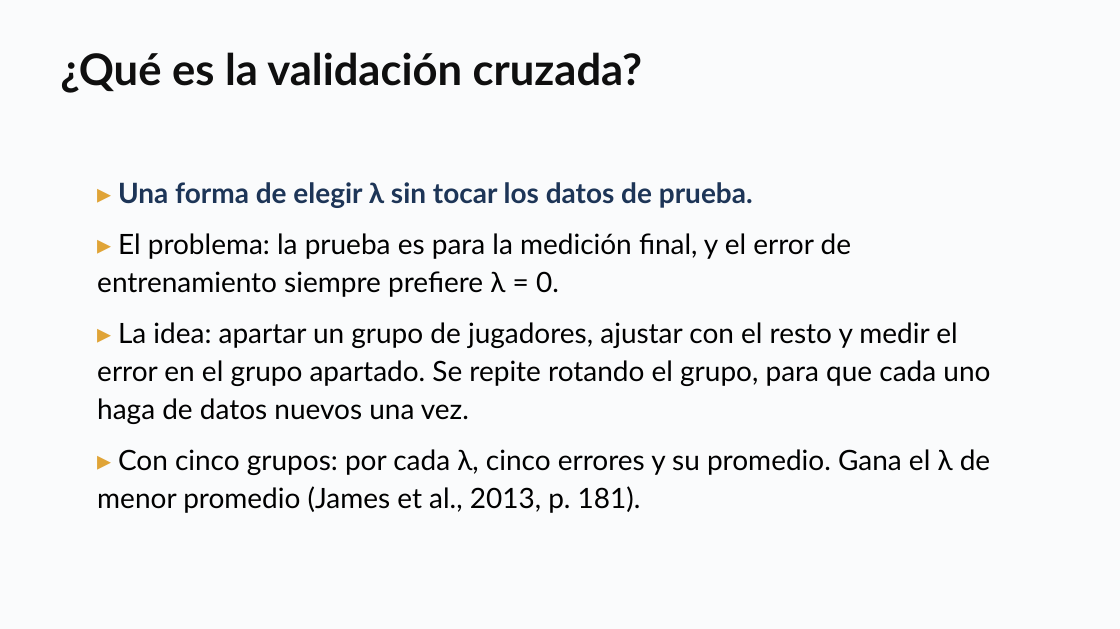
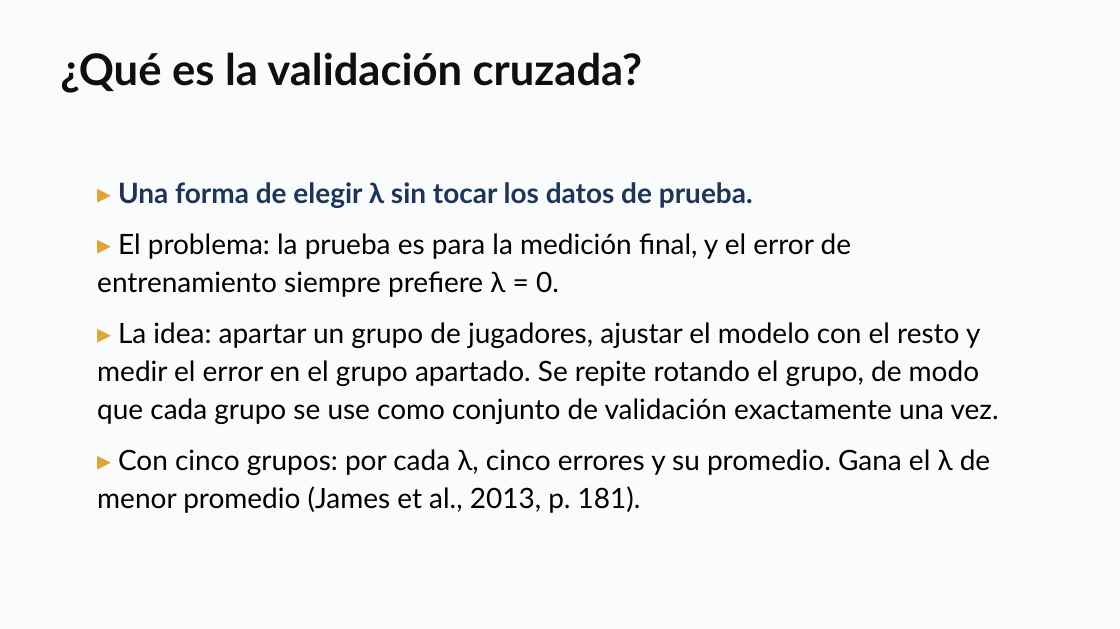
Before and after one commit to daniopitz/diplomado-cdd, a slide deck: slide 52 of presentaciones/clase07_evaluar_regularizar.pptx. Drawn at 1120x629 pixels with LibreOffice and Linux fonts; fonts in the diff are those of the drawing. Boxes give left, top, right and bottom in pixels: in the first picture for what was removed or moved away, otherwise in the second. Text is boxed around its words. In the diff, an @@ line names an element or a change of style, - is before the commit and + after.

```diff
--- a/presentaciones/clase07_evaluar_regularizar.pptx
+++ b/presentaciones/clase07_evaluar_regularizar.pptx
@@ text at (x1=97, y1=322, x2=999, y2=424): text changed @@
-▸ La idea: apartar un grupo de jugadores, ajustar con el resto y medir el error en el grupo apartado. Se repite rotando el grupo, para que cada uno haga de datos nuevos una vez.
+▸ La idea: apartar un grupo de jugadores, ajustar el modelo con el resto y medir el error en el grupo apartado. Se repite rotando el grupo, de modo que cada grupo se use como conjunto de validación exactamente una vez.
```
Also in this commit, not shown: 1 other file.
